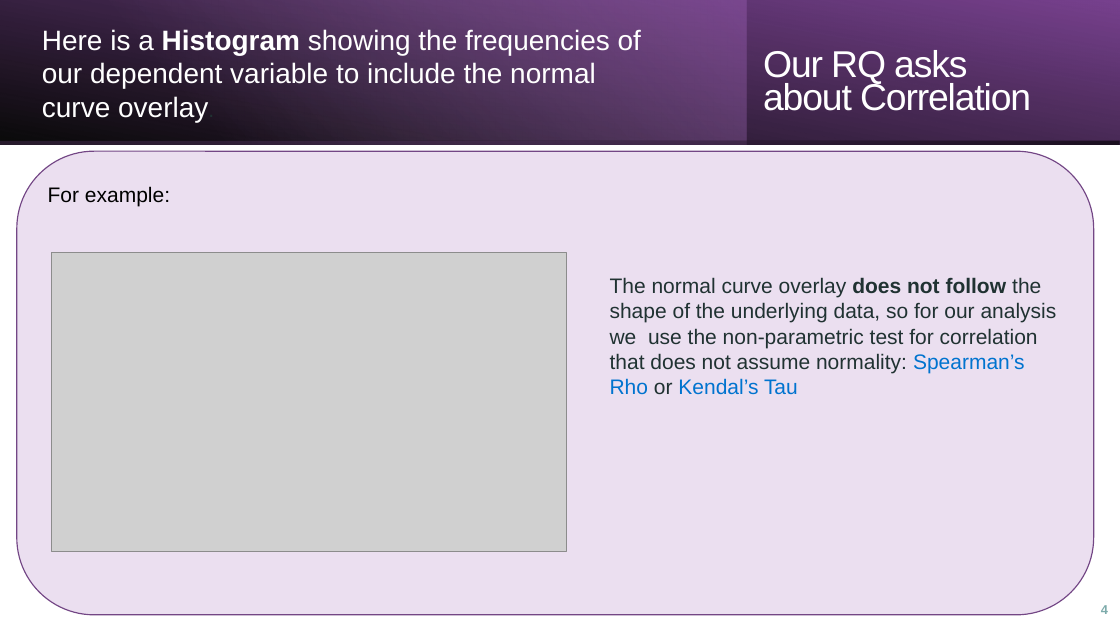
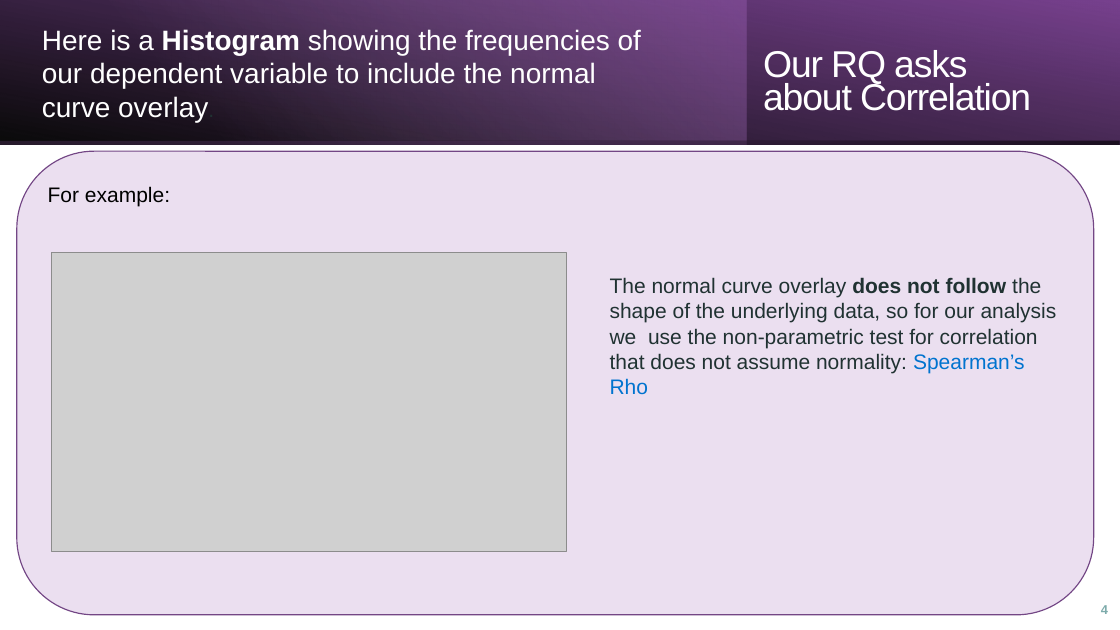
Before and after one commit to DeepakKhokhar1302/A113_Team_Research_Project, a slide deck: slide 4 of Vis_and_analysis_assignment.pptx. Drawn at 1120x630 pixels with LibreOffice and Linux fonts; fonts in the diff are those of the drawing; grey boxes stand for pictures. Boxes give left, top, right and bottom in pixels: in the first picture for what was removed or moved away, otherwise in the second. Text is boxed around its words. In the diff, an @@ line names an element or a change of style, - is before the commit and + after.

```diff
--- a/Vis_and_analysis_assignment.pptx
+++ b/Vis_and_analysis_assignment.pptx
@@ text at (610,277,1057,394): text changed @@
-The normal curve overlay does not follow the shape of the underlying data, so for our analysis we use the non-parametric test for correlation that does not assume normality: Spearman’s Rho or Kendal’s Tau
+The normal curve overlay does not follow the shape of the underlying data, so for our analysis we use the non-parametric test for correlation that does not assume normality: Spearman’s Rho
```
Also in this commit, not shown: 1 other slide changed, 2 other files.
